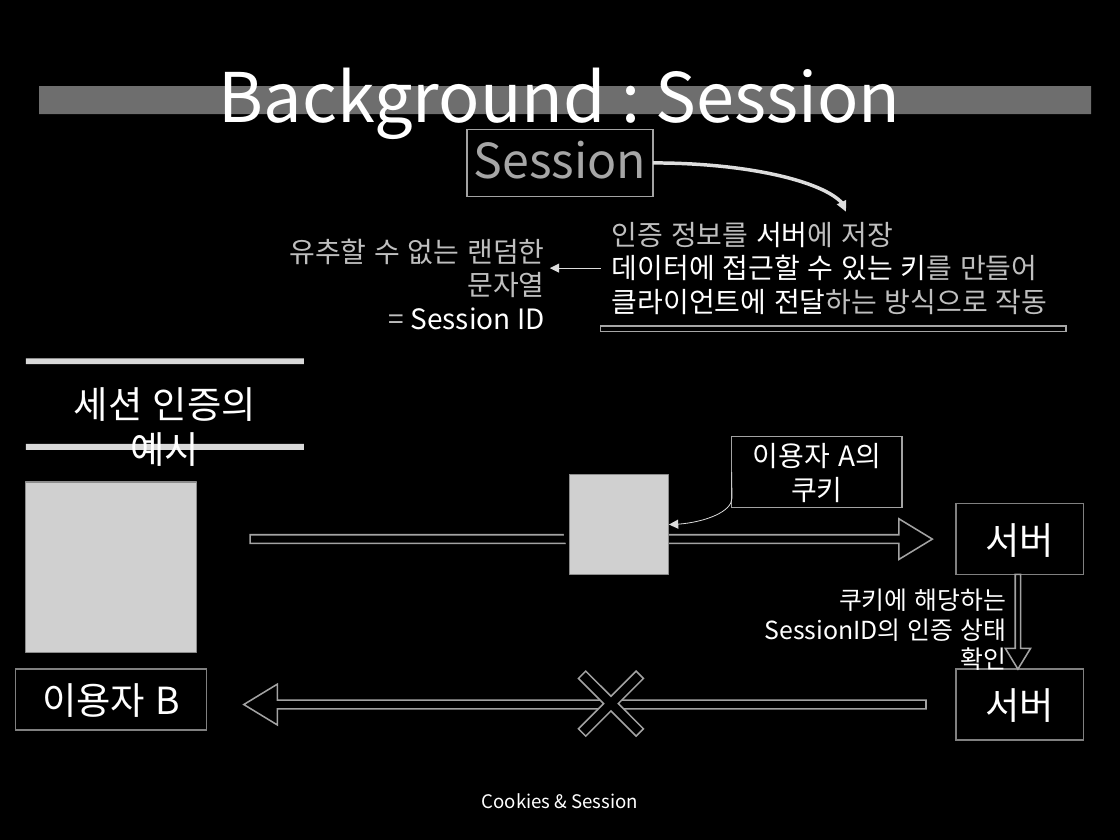
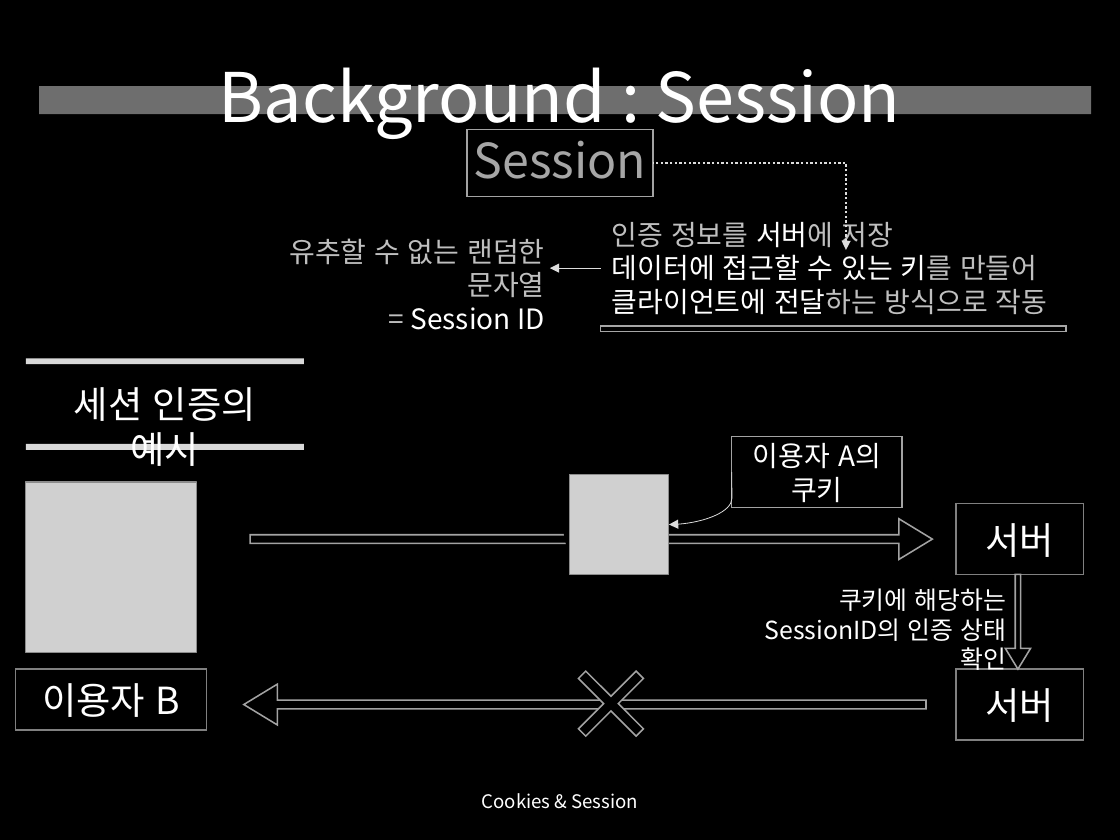
Before and after one commit to yusooo/Hacking, a slide deck: slide 23 of 웹해킹 정리.pptx. Drawn at 1120x840 pixels with LibreOffice and Linux fonts; fonts in the diff are those of the drawing; grey boxes stand for pictures. Boxes give left, top, right and bottom in pixels: in the first picture for what was removed or moved away, otherwise in the second. Text is boxed around its words. In the diff, an @@ line names an element or a change of style, - is before the commit and + after.

```diff
--- a/웹해킹 정리.pptx
+++ b/웹해킹 정리.pptx
@@ curved arrow removed from (653, 162) to (846, 212) @@
@@ elbow arrow added from (653, 162) to (846, 250), #DDDDDD 1.5 pt dashed @@
```
Also in this commit, not shown: 8 other slides changed.
